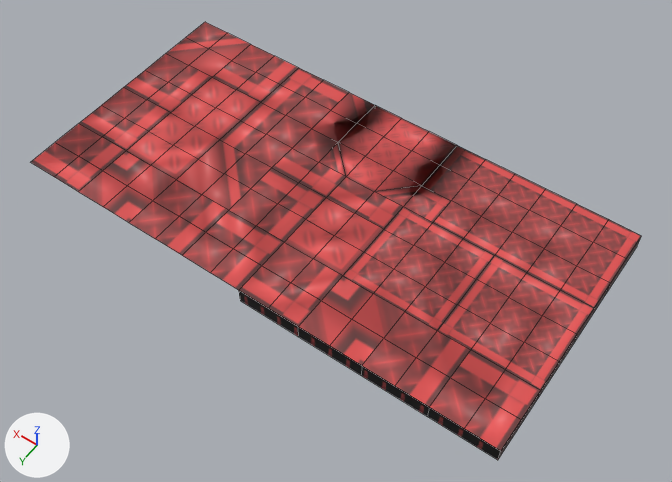
The Blender file Content/Placeable/RoadModule/D1/D1.blend, before and after one commit.
Rendered twice from a 50 mm lens placed at (-2.46, 14.17, 20.49), pointed at (7.27, 0.54, -0.93). The axes (+X, +Y, +Z) are drawn at lower left. The lights are the same throughout. Mesh edges are drawn as thin lines.

Objects in the first picture: 'Road'.
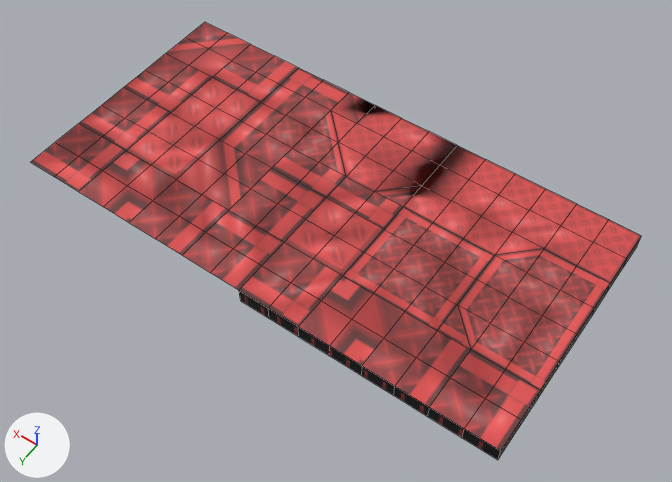
Changed parts and their boxes (x1, y1, x2, y2) in the pictures (672 x 482 px; the box of a moved part takes in the faces that stretch with it):
part 1 of me_transform5, built on
    both: (239, 232, 641, 460)
part 2 of me_transform5, moved or reshaped
    both: (312, 111, 357, 142)
part 3 of me_transform5, surface changed (brown to red)
    both: (268, 119, 641, 360)

Patch to the scene script:
```diff
--- a/Content/Placeable/RoadModule/D1/D1.blend.py
+++ b/Content/Placeable/RoadModule/D1/D1.blend.py
@@ me_transform5 @@
 # used by ob_road; location = (0.0, 0.0, 0.0); rotation_euler = (1.571, 0.0, 0.0), in degrees (90, 0, 0); scale = (0.01, 0.01, 0.01)
 # verts and faces of me_transform5; kept vertices keep their numbers, new ones are numbered from 177
 # before: 47 (1000.0, 0.0, 200.0) at pixel (311, 128), 129 (1000.0, 0.0, 300.0) at pixel (330, 110), 131 (900.0, 0.0, 400.0) at pixel (375, 105), 134 (900.0, 0.0, 200.0) at pixel (338, 142), 157 (900.0, 0.0, 300.0) at pixel (356, 123)
 # before: 170 (900.0, -50.0, 400.0), 173 (900.0, -50.0, 400.0), 176 (900.0, -50.0, 300.0)
-me_transform5.from_pydata(...)  # 177 vertices, 151 faces; spans x 0.0..1600.0, y -50.0..0.0, z -400.0..400.0
+me_transform5.from_pydata(...)  # 187 vertices, 162 faces; spans x 0.0..1600.0, y -50.0..0.0, z -400.0..400.0
+# me_transform5 part 1
+# 10 faces are deleted
+# 4 vertices are added at (0.0, -50.0, 300.0), (0.0, -50.0, -100.0), (0.0, -50.0, 100.0), (0.0, -50.0, -300.0)
+# 8 new vertices lie (100.0, 0.0, 0.0) away from vertices in x 0.0..600.0, y -50.0..0.0, z -400.0
+# 20 new faces join them
+# me_transform5 part 2
+delete_vertices([173])  # with the faces that use them
+delete_faces([(47, 134, 157, 129)])
+faces += [(47, 134, 129), (131, 170, 176, 157), (129, 134, 157)]
+# me_transform5 part 3: 26 kept faces spanning x 0.0..1100.0, y 0.0, z -200.0..400.0 get new texture (UV) coordinates
 me_transform5.materials.append(mat_masked)
```
